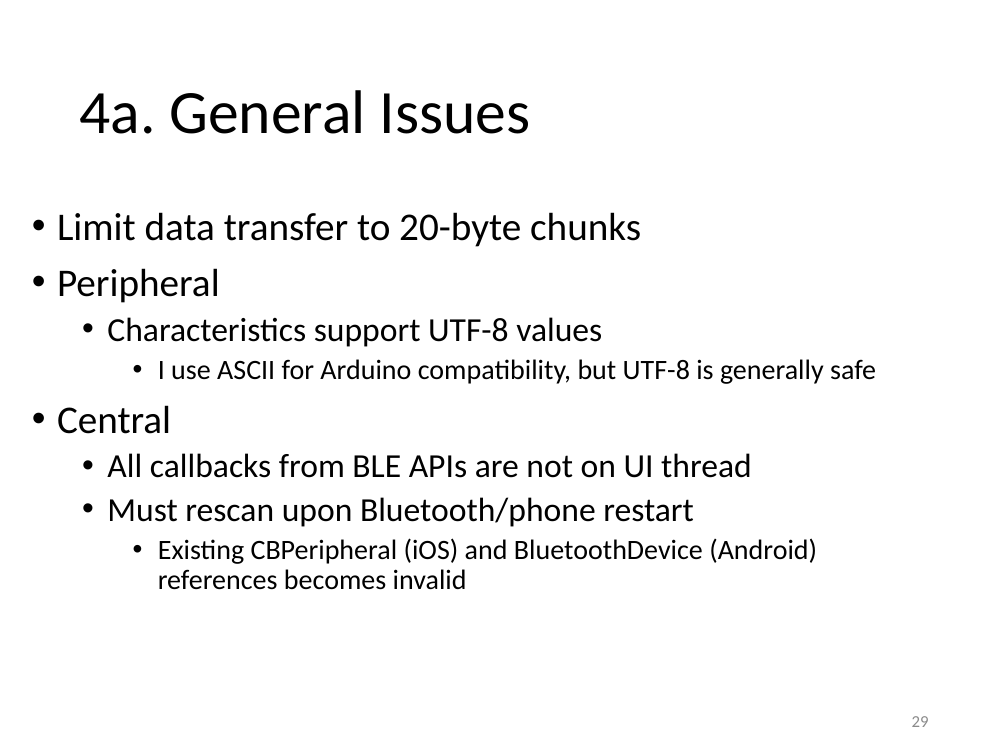
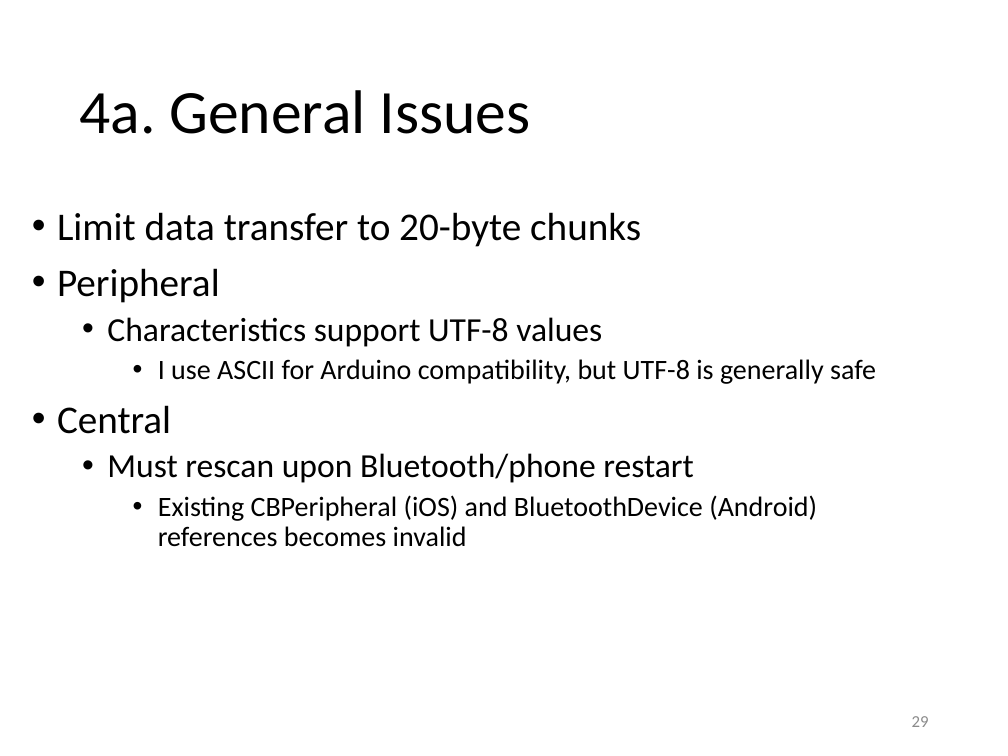
Before and after one commit to yeokm1/intro-to-ble, a slide deck: slide 29 of intro to ble.pptx. Drawn at 1008x756 pixels with LibreOffice and Linux fonts; fonts in the diff are those of the drawing. Boxes give left, top, right and bottom in pixels: in the first picture for what was removed or moved away, otherwise in the second. Text is boxed around its words. In the diff, an @@ line names an element or a change of style, - is before the commit and + after.

```diff
--- a/intro to ble.pptx
+++ b/intro to ble.pptx
@@ text at (107, 453, 752, 478): paragraph removed @@
-  • All callbacks from BLE APIs are not on UI thread
```
Also in this commit, not shown: 2 other slides changed.
